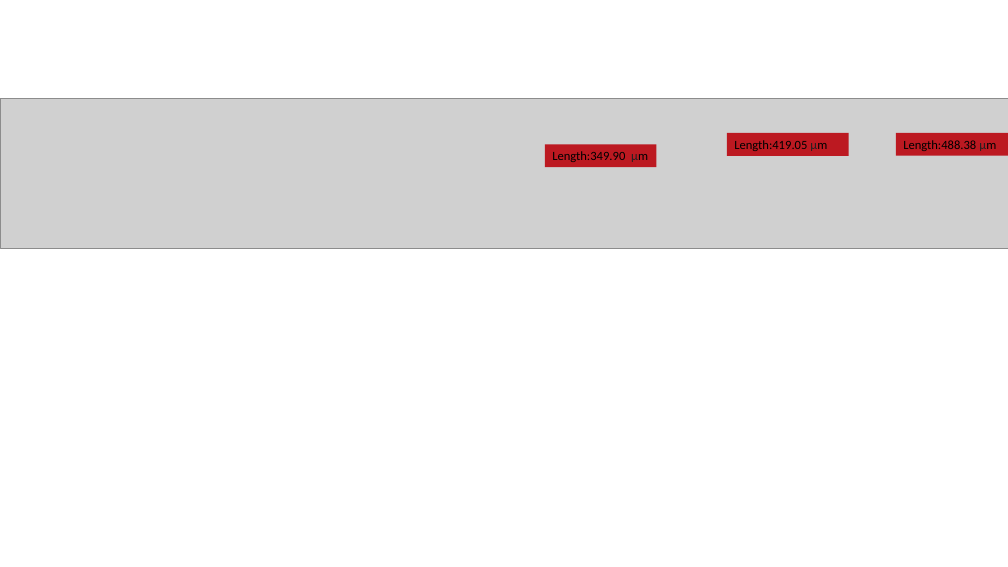
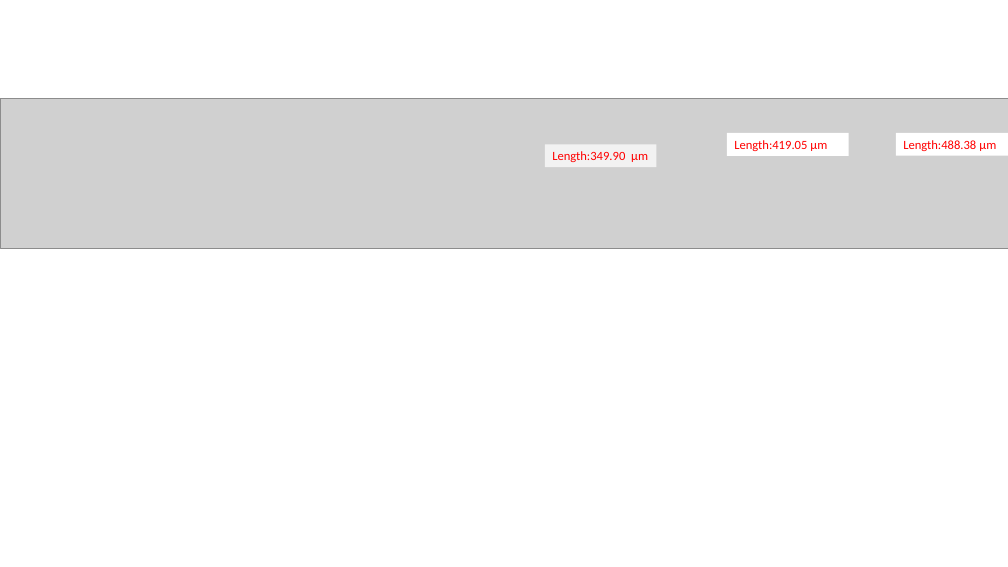
Before and after one commit to QITI/Needle_electrodes_for_ion_traps, a slide deck: slide 1 of Images/Needles.pptx. Drawn at 1008x567 pixels with LibreOffice and Linux fonts; fonts in the diff are those of the drawing; grey boxes stand for pictures. Boxes give left, top, right and bottom in pixels: in the first picture for what was removed or moved away, otherwise in the second. Text is boxed around its words. In the diff, an @@ line names an element or a change of style, - is before the commit and + after.

```diff
--- a/Images/Needles.pptx
+++ b/Images/Needles.pptx
@@ rectangle "Length:349.90 μm" at <box>545,144,657,167</box>: text colour #000000 to #FF0000; text colour #202122 to #FF0000 in "μm"; fill #BC1921 to #F2F2F2 @@
@@ rectangle "Length:419.05 μm" at <box>727,133,849,156</box>: text colour #000000 to #FF0000; text colour #202122 to #FF0000 in "μm"; fill #BC1921 to #FFFFFF @@
@@ rectangle "Length:488.38 μm" at <box>896,133,1008,156</box>: text colour #000000 to #FF0000; text colour #202122 to #FF0000 in "μm"; fill #BC1921 to #FFFFFF @@
```
Also in this commit, not shown: 1 other slide changed, 25 other files.
